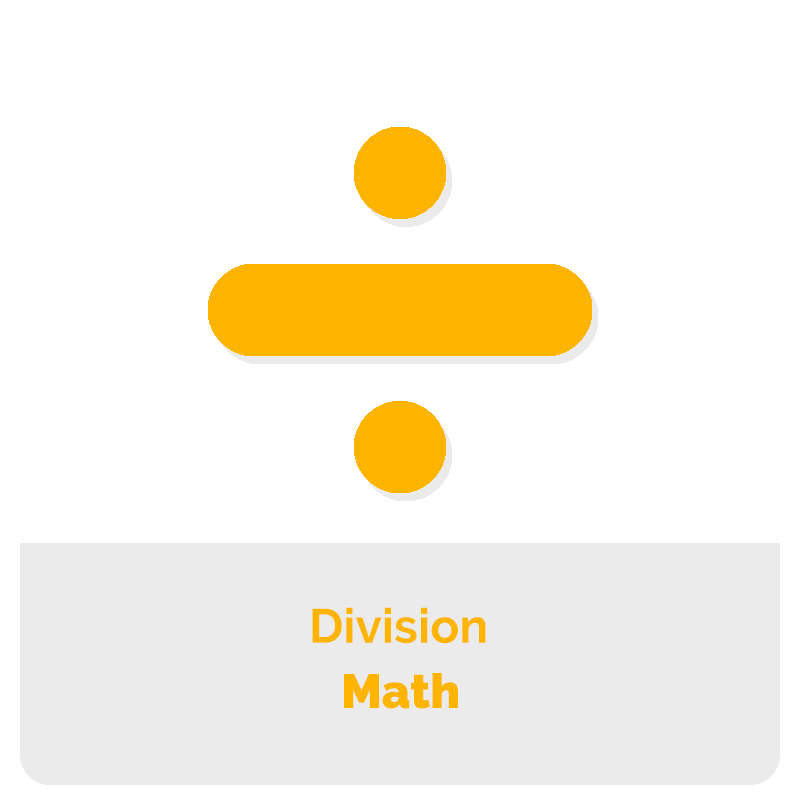
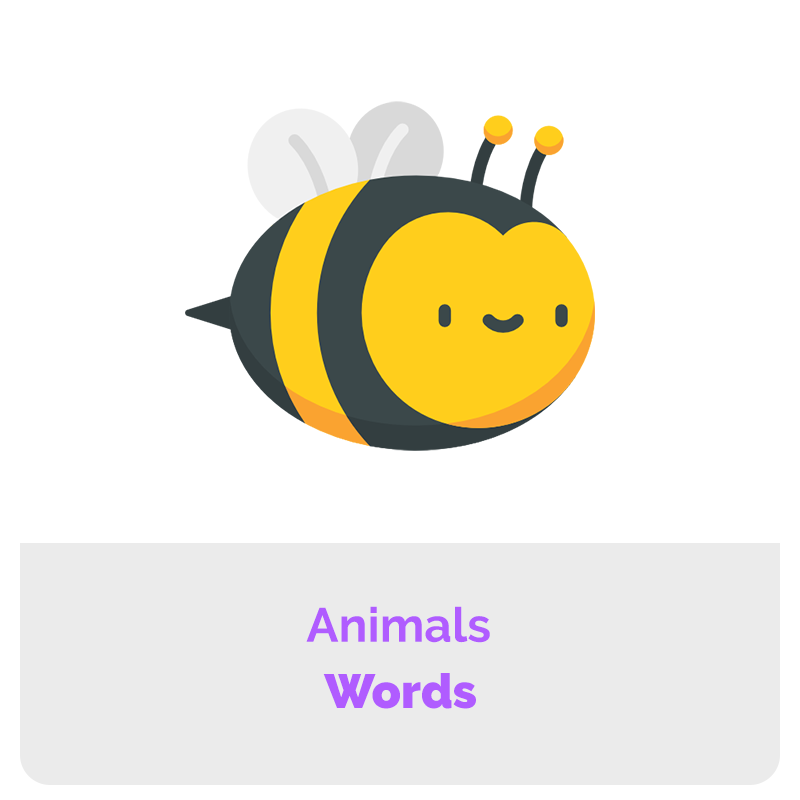
The second 800x800 image is a revision of the first. Changes to its layers:
removed layer "division" over [208, 127, 592, 493]
removed layer "division copy" over [214, 135, 598, 501]
added layer "bee" above "Animals" over [185, 101, 595, 451]
renamed "Division" to "Animals", painted on it over [306, 606, 490, 644]
renamed "Math" to "Words", painted on it over [323, 673, 476, 709]
